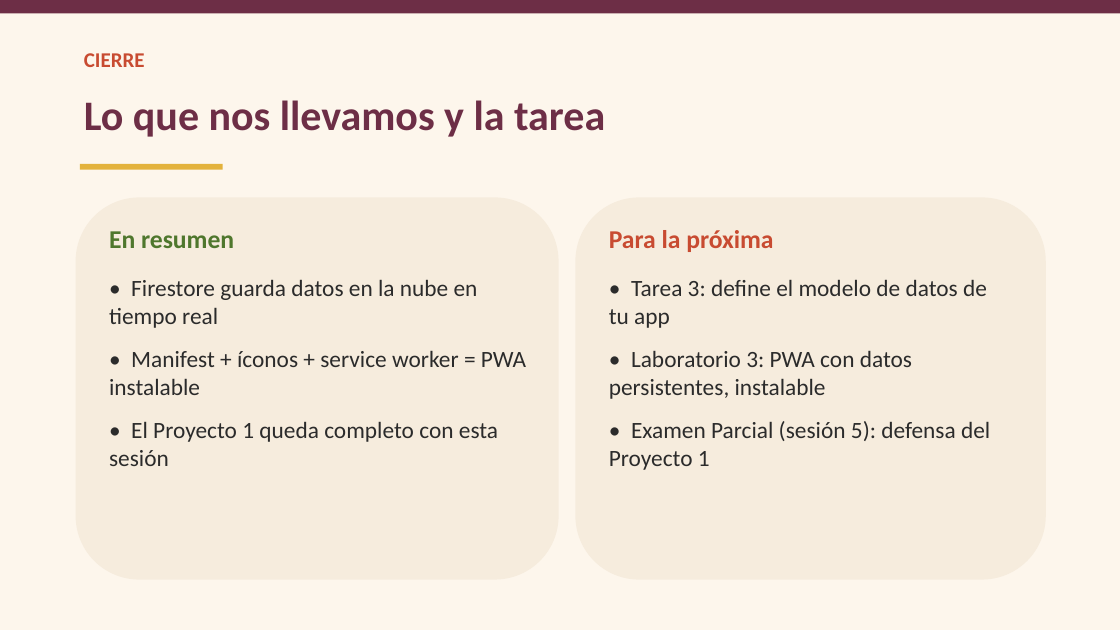
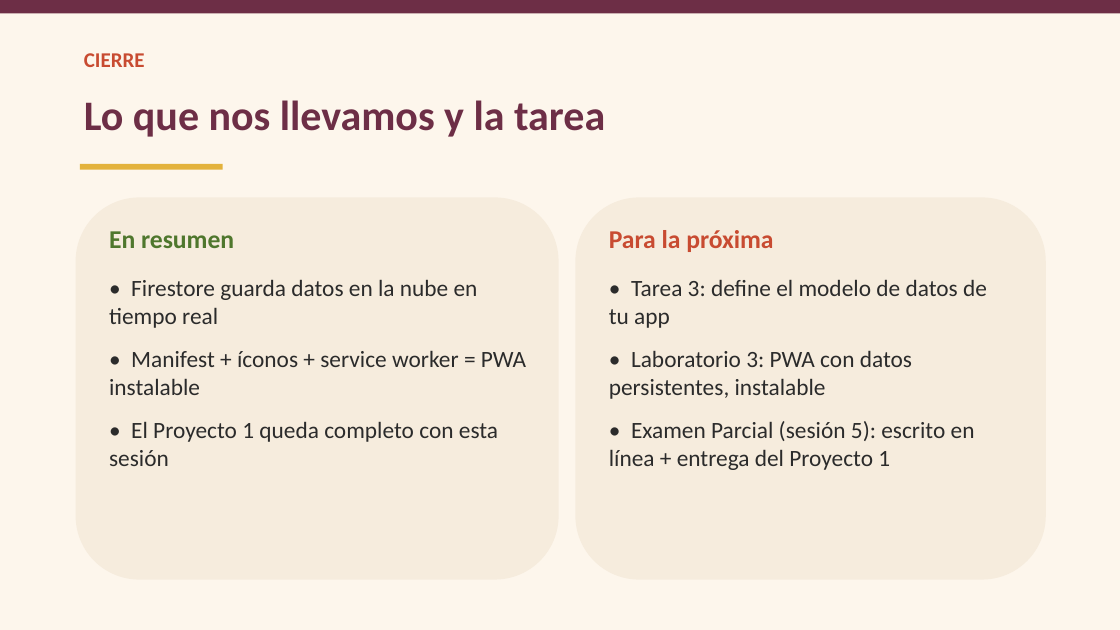
Before and after one commit to ykro/proyectos3-facom-public, a slide deck: slide 11 of slides/sesion-03.pptx. Drawn at 1120x630 pixels with LibreOffice and Linux fonts; fonts in the diff are those of the drawing. Boxes give left, top, right and bottom in pixels: in the first picture for what was removed or moved away, otherwise in the second. Text is boxed around its words. In the diff, an @@ line names an element or a change of style, - is before the commit and + after.

Commit message:
Evaluación: exámenes 100% escritos en línea, sin defensa
Cada examen (parcial/final) se convierte íntegramente a sus 20 pts.
Los proyectos se entregan en línea y se evalúan dentro de Proyectos con
rúbrica de entrega; el Demo Day (sesión 10) pasa a ser showcase, no defensa.
Slides y docx del programa regenerados.

```diff
--- a/slides/sesion-03.pptx
+++ b/slides/sesion-03.pptx
@@ text at bbox=[609, 421, 975, 470]: text changed @@
-• Examen Parcial (sesión 5): defensa del Proyecto 1
+• Examen Parcial (sesión 5): escrito en línea + entrega del Proyecto 1
```
Also in this commit, not shown: 21 other files.
